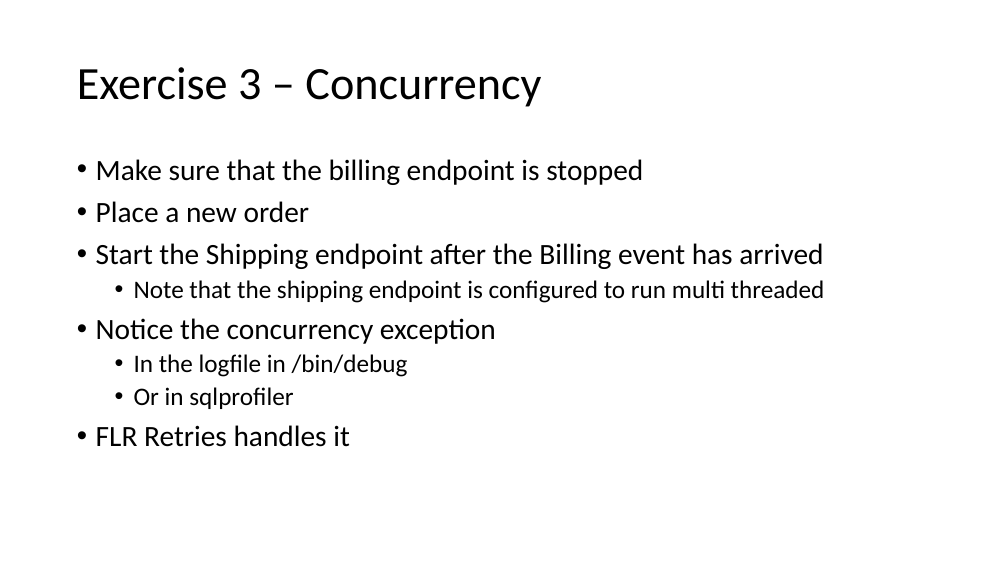
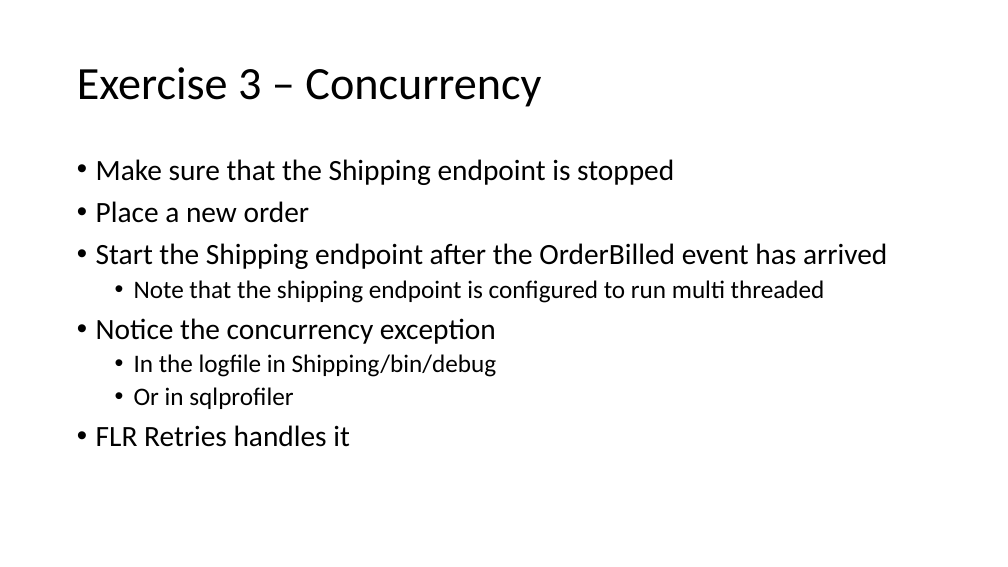
Before and after one commit to Particular/SagaMasterClass, a slide deck: slide 29 of SagaMasterClass.pptx. Drawn at 1008x567 pixels with LibreOffice and Linux fonts; fonts in the diff are those of the drawing. Boxes give left, top, right and bottom in pixels: in the first picture for what was removed or moved away, otherwise in the second. Text is boxed around its words. In the diff, an @@ line names an element or a change of style, - is before the commit and + after.

```diff
--- a/SagaMasterClass.pptx
+++ b/SagaMasterClass.pptx
@@ text at <box>96,159,674,185</box>: text changed @@
-• Make sure that the billing endpoint is stopped
+• Make sure that the Shipping endpoint is stopped
@@ text at <box>96,243,887,269</box>: text changed @@
-• Start the Shipping endpoint after the Billing event has arrived
+• Start the Shipping endpoint after the OrderBilled event has arrived
@@ text at <box>134,354,497,377</box>: text changed @@
-  • In the logfile in /bin/debug
+  • In the logfile in Shipping/bin/debug
```
Also in this commit, not shown: 12 other slides changed, 1 slide removed.
